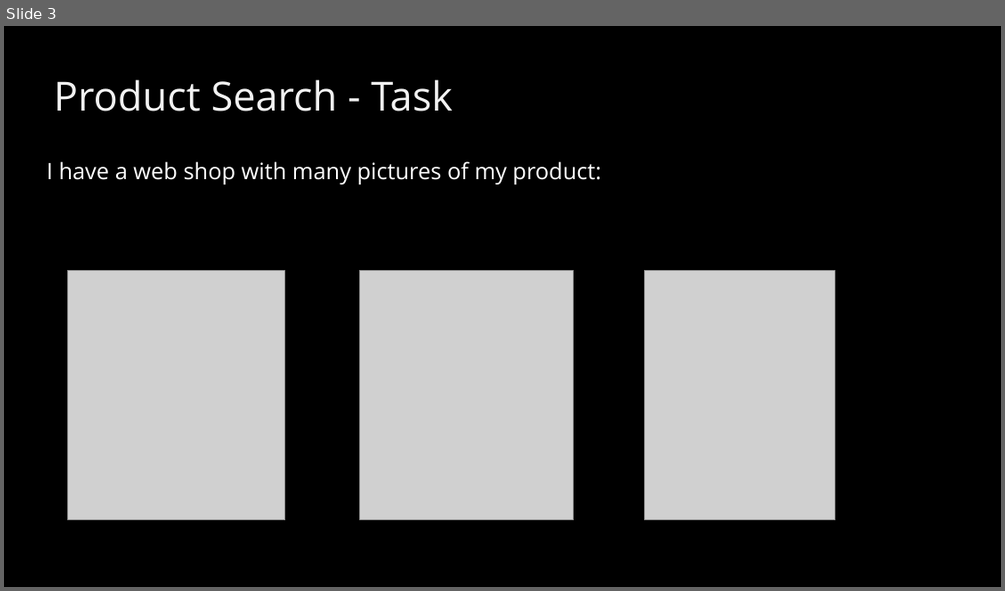
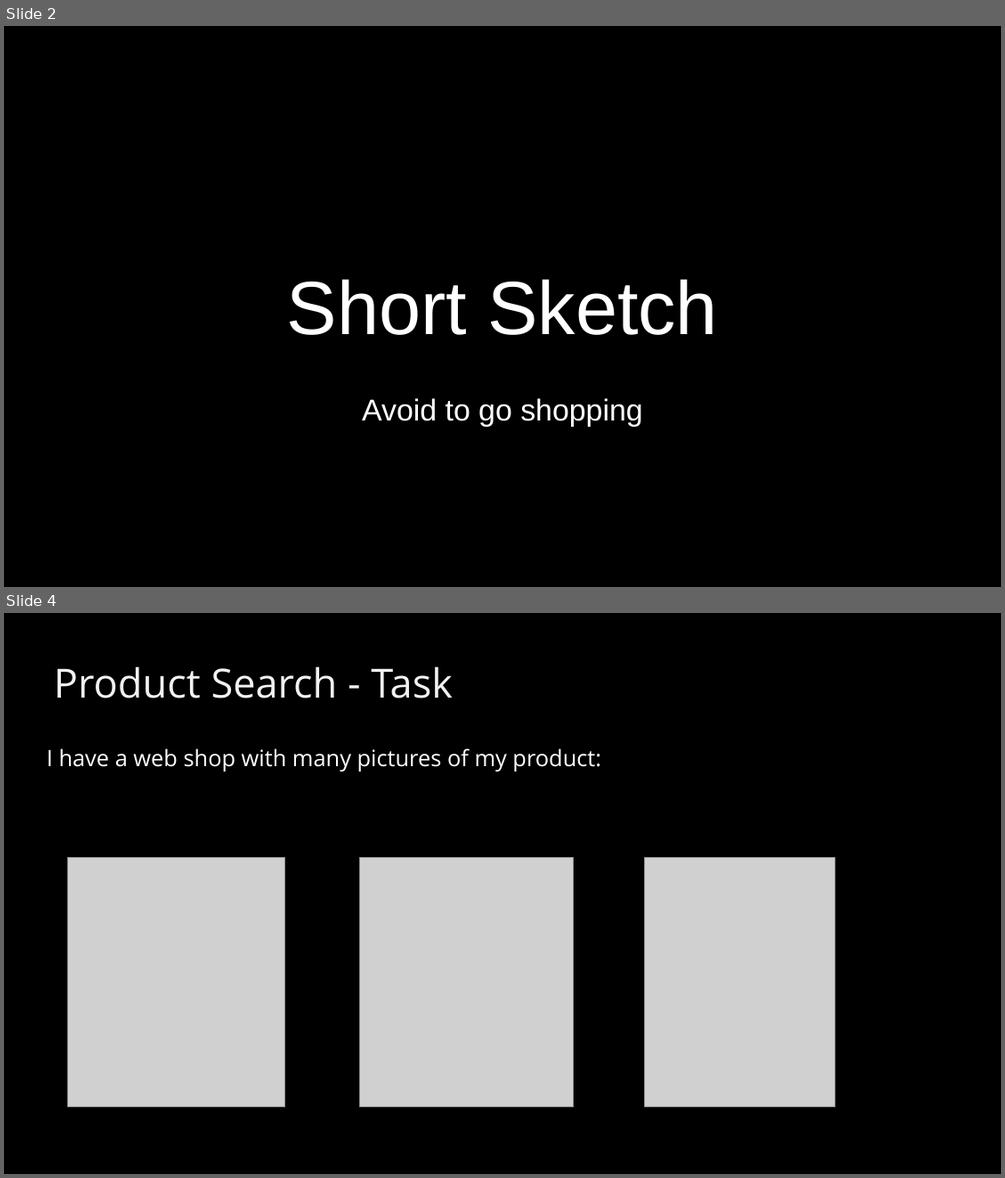
Before and after one commit to BaselHack/2021-team-5, a slide deck: presentation/presentation_v1.pptx. Shown one above the other, each under a label of ours: slide 3 before the commit, slides 2 and 4 after it; the slides between them are not shown. The pictures are 1005x591 and 1005x1178 pixels, drawn with LibreOffice and Linux fonts; fonts in the diff are those of the drawing; grey boxes stand for pictures; background and template pictures are left out. Boxes give left, top, right and bottom in pixels: in the first picture for what was removed or moved away, otherwise in the second. Text is boxed around its words. In the diff, an @@ line names an element or a change of style, - is before the commit and + after.

```diff
--- a/presentation/presentation_v1.pptx
+++ b/presentation/presentation_v1.pptx
@@ slide 2 added at <box>4,26,1001,587</box>, background picture (left out) @@
@@ title added at <box>287,279,718,335</box>, 60 pt, text #FFFFFF @@
+Short Sketch
@@ subtitle added at <box>362,398,642,426</box>, 24 pt, text #FFFFFF @@
+Avoid to go shopping
@@ what was slide 3 is now slide 4 @@
```
Also in this commit, not shown: 1 slide changed, 1 other slide added, 1 slide removed.
